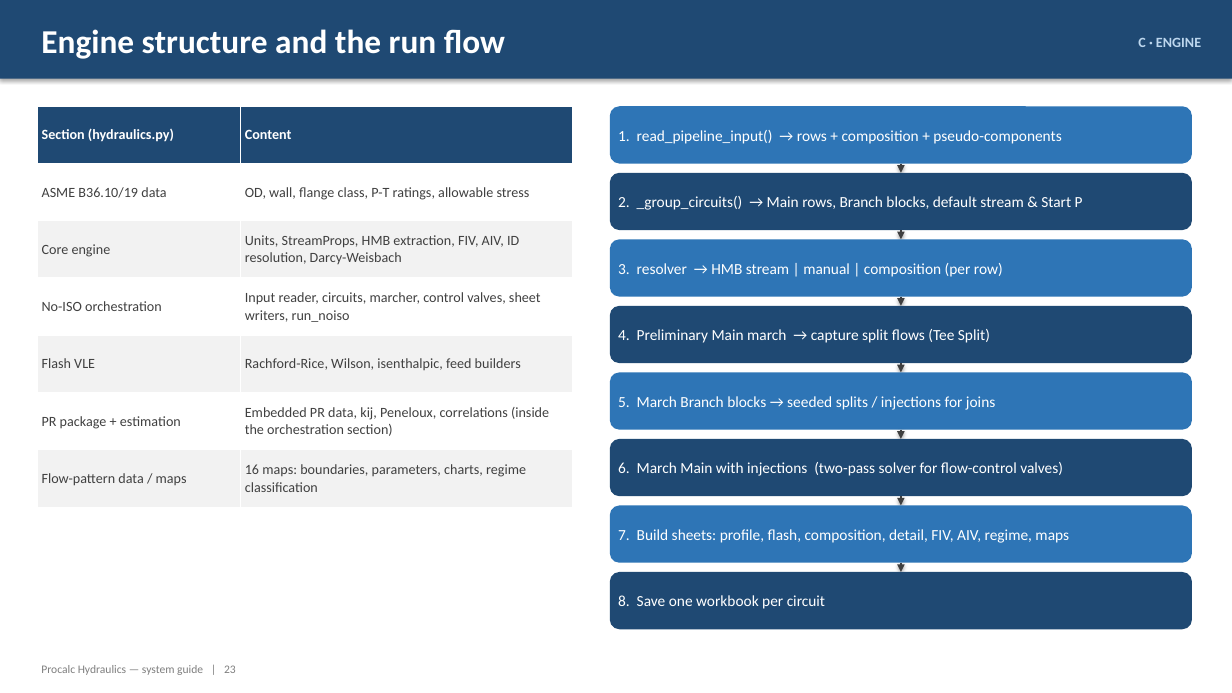
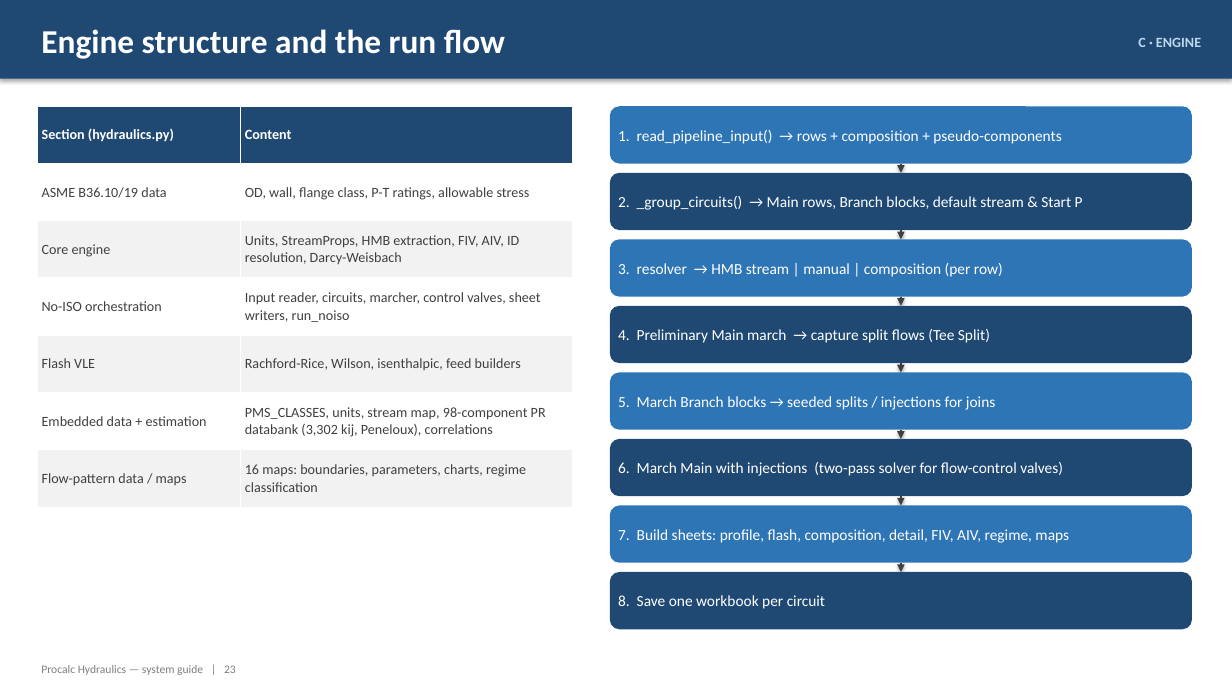
Before and after one commit to ipratikmenon/procalc, a slide deck: slide 23 of Hydraulics/Procalc_Hydraulics_System_Guide.pptx. Drawn at 1232x693 pixels with LibreOffice and Linux fonts; fonts in the diff are those of the drawing. Boxes give left, top, right and bottom in pixels: in the first picture for what was removed or moved away, otherwise in the second. Text is boxed around its words. In the diff, an @@ line names an element or a change of style, - is before the commit and + after.

```diff
--- a/Hydraulics/Procalc_Hydraulics_System_Guide.pptx
+++ b/Hydraulics/Procalc_Hydraulics_System_Guide.pptx
@@ table at <box>37,106,573,507</box> @@
-row 6, column 1: PR package + estimation
+row 6, column 1: Embedded data + estimation
-row 6, column 2: Embedded PR data, kij, Peneloux, correlations (inside the orchestration section)
+row 6, column 2: PMS_CLASSES, units, stream map, 98-component PR databank (3,302 kij, Peneloux), correlations
```
Also in this commit, not shown: 26 other slides changed, 4 slides added, 4 slides removed, 2 other files.
